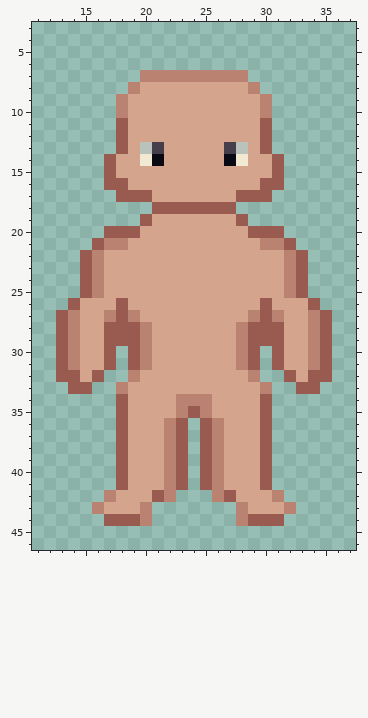
Two versions of one pixel-art sprite, player.png. This is how it looked before the edit.
The file is 100x100 pixels, drawn in blocks of 2x2; one block is one cell here. Shown: x 11..37, y 3..46.
The result:
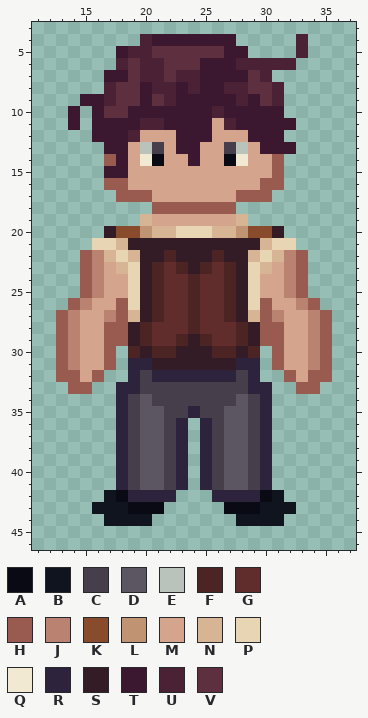
Palette (. is transparent): A #090a14  B #10141f  C #463e4a  D #5b5661  E #bac2bc  F #4d2424  G #602c2c  H #995b50  J #ba8270  K #884b2b  L #c09473  M #d4a58c  N #d7b594  P #e7d5b3  Q #f2e9d3  R #2e233d  S #341c27  T #3b1830  U #4a2135  V #5e2f3f
Difference:
Changed rows in their new state; - is an unchanged pixel.
first column x 14:
 4 ------UTTTTTTT-----U
 5 ----TUUVVVVVVTT----U
 6 ----UVUUVVVTTTUUUUU-
 7 ---TTVUUVUUTTTTVU---
 8 ---UVVTUUTUTTUUVVU--
 9 -TTUVVTVUTTTTTUTVU--
10 T-TVVTTTTTTTUTTTTT--
11 T-TTTTUUTTTT-UTTTTT-
12 --TTTU---TTT---TTT--
13 ---TT----TT-----TTT-
14 ----T-----T---------
15 ---TT---------------
first column x 15:
19 -----N-------N-----
20 --SKKLNNPPPNNLKKS--
21 -PPNSSSSSSSSSSSNPP-
22 --NPNSSFSSSFSSNPN--
23 ---NPSFGFSFGFSPN---
24 ----PSFGGFGGFSP----
25 ----PSFGGFGGFSP----
26 J---PSFGGFGGFSP---J
27 ----NSFGGFGGFSN----
28 ----SFGGGFGGGFS----
29 ----SFGGFSFGGFS----
30 ----FSFFSSSFFSF----
31 ----RRSSSSSSSRR----
32 ----RCRRRRRRRCR----
33 ---RRCCCCCCCCCRR---
34 ---RCDCCCCCCCDCR---
35 ---RCDDCCRCCDDCR---
36 ---RCDDCR-RCDDCR---
37 ---RCDDCR-RCDDCR---
38 ---RCDDCR-RCDDCR---
39 ---RCDDCR-RCDDCR---
40 ---RCDDCR-RCDDCR---
41 ---RCDDCR-RCDDCR---
42 --BARRRR---RRRRAB--
43 -BBBAAA-----AAABBB-
44 --BBBB-------BBBB--
Pixel boxes of the changes (left, top, right, bottom) in both pictures:
changed: (68, 34, 308, 526)
